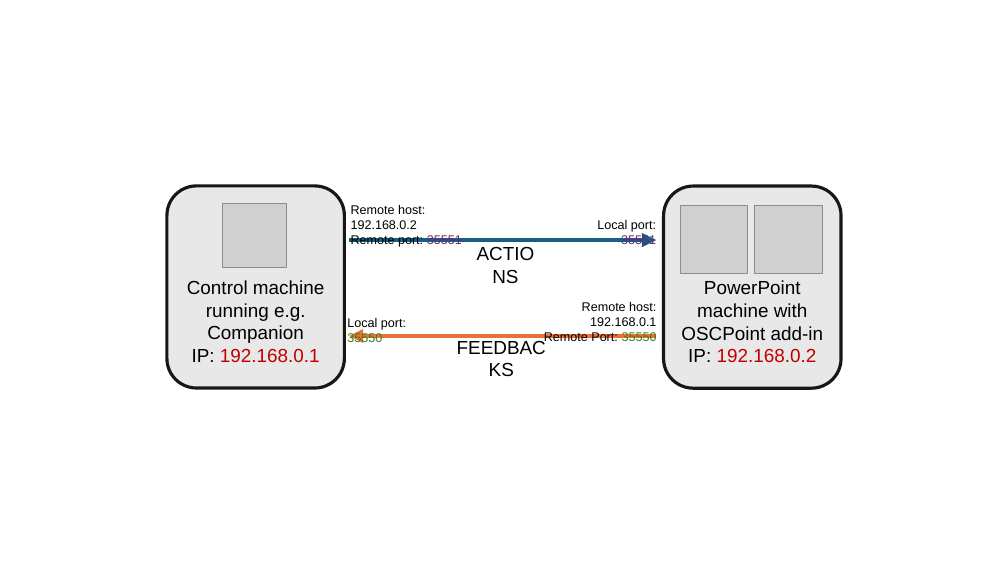
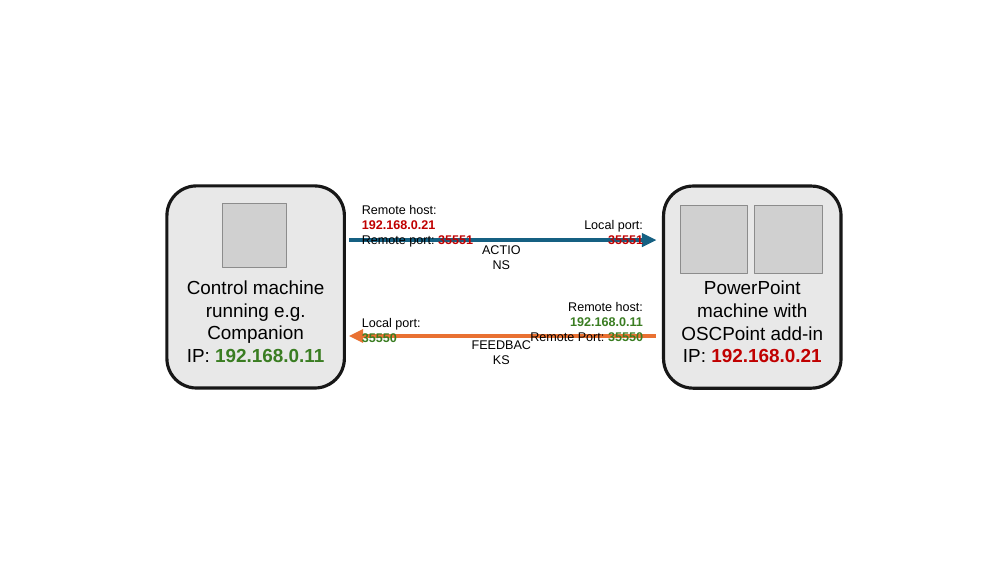
Before and after one commit to phuvf/oscpoint, a slide deck: slide 2 of assets/connection_examples/connnection_examples.pptx. Drawn at 1008x567 pixels with LibreOffice and Linux fonts; fonts in the diff are those of the drawing; grey boxes stand for pictures. Boxes give left, top, right and bottom in pixels: in the first picture for what was removed or moved away, otherwise in the second. Text is boxed around its words. In the diff, an @@ line names an element or a change of style, - is before the commit and + after.

```diff
--- a/assets/connection_examples/connnection_examples.pptx
+++ b/assets/connection_examples/connnection_examples.pptx
@@ text "Remote host: 192.168.0.21" moved from (x1=351, y1=205, x2=462, y2=247) to (x1=362, y1=205, x2=473, y2=247) @@
@@ text at (x1=362, y1=205, x2=436, y2=229): text changed; text colour #000000 to #C00000; bold on @@
-Remote host: 192.168.0.2
+Remote host: 192.168.0.21
@@ text at (x1=362, y1=234, x2=473, y2=247): text colour #78206E to #C00000, bold on in "35551" @@
@@ text "ACTIONS" at (x1=471, y1=237, x2=532, y2=260): size 18 to 12 pt @@
@@ text "ACTIONS" moved from (x1=463, y1=237, x2=548, y2=268) to (x1=471, y1=237, x2=532, y2=260) @@
@@ text "Local port: 35551" moved from (x1=597, y1=220, x2=656, y2=247) to (x1=584, y1=220, x2=643, y2=247) @@
@@ text "Local port: 35551" at (x1=584, y1=220, x2=643, y2=247): text colour #78206E to #C00000, bold on in "35551" @@
@@ text "Remote host: 192.168.0.11" moved from (x1=544, y1=302, x2=657, y2=344) to (x1=530, y1=302, x2=643, y2=344) @@
@@ text "Local port: 35550" moved from (x1=347, y1=318, x2=406, y2=345) to (x1=362, y1=318, x2=420, y2=345) @@
@@ text "Local port: 35550" at (x1=362, y1=318, x2=420, y2=345): bold on in "35550" @@
@@ text at (x1=568, y1=302, x2=643, y2=326): text changed; text colour #000000 to #3B7D23; bold on @@
-Remote host: 192.168.0.1
+Remote host: 192.168.0.11
@@ text in rounded rectangle at (x1=187, y1=349, x2=324, y2=362): text changed; text colour #C00000 to #3B7D23; bold on @@
-IP: 192.168.0.1
+IP: 192.168.0.11
@@ text "FEEDBACKS" moved from (x1=449, y1=332, x2=554, y2=362) to (x1=464, y1=333, x2=539, y2=356) @@
@@ text "FEEDBACKS" at (x1=464, y1=333, x2=539, y2=356): size 18 to 12 pt @@
@@ text at (x1=530, y1=331, x2=643, y2=344): bold on in "35550" @@
@@ text in rounded rectangle at (x1=683, y1=349, x2=821, y2=362): text changed; bold on @@
-IP: 192.168.0.2
+IP: 192.168.0.21
```
Also in this commit, not shown: 2 other slides changed, 3 other files.
